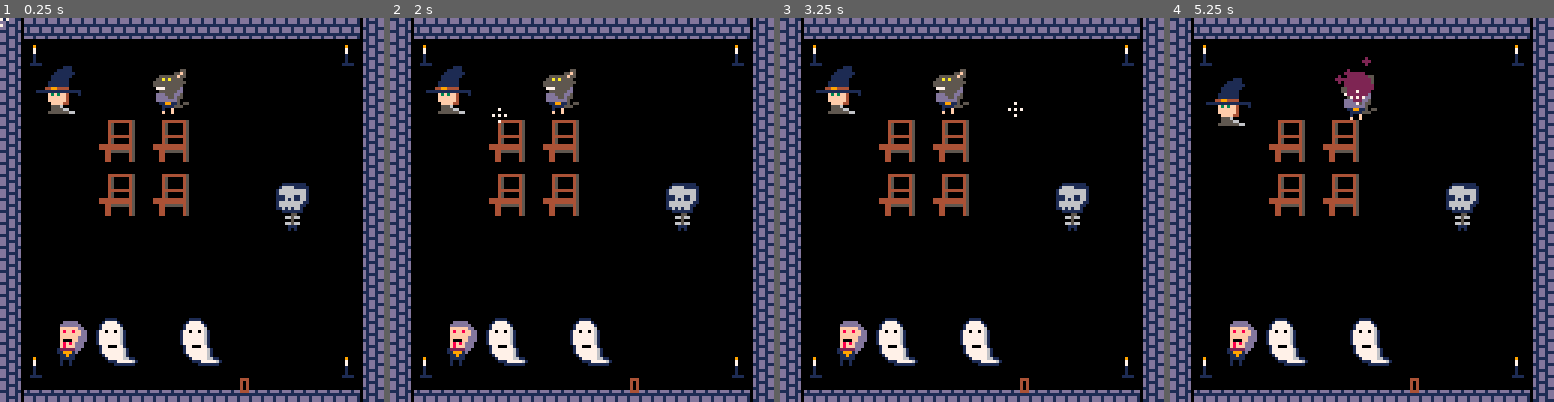
Above: before the commit, frames 1-4 (left to right).
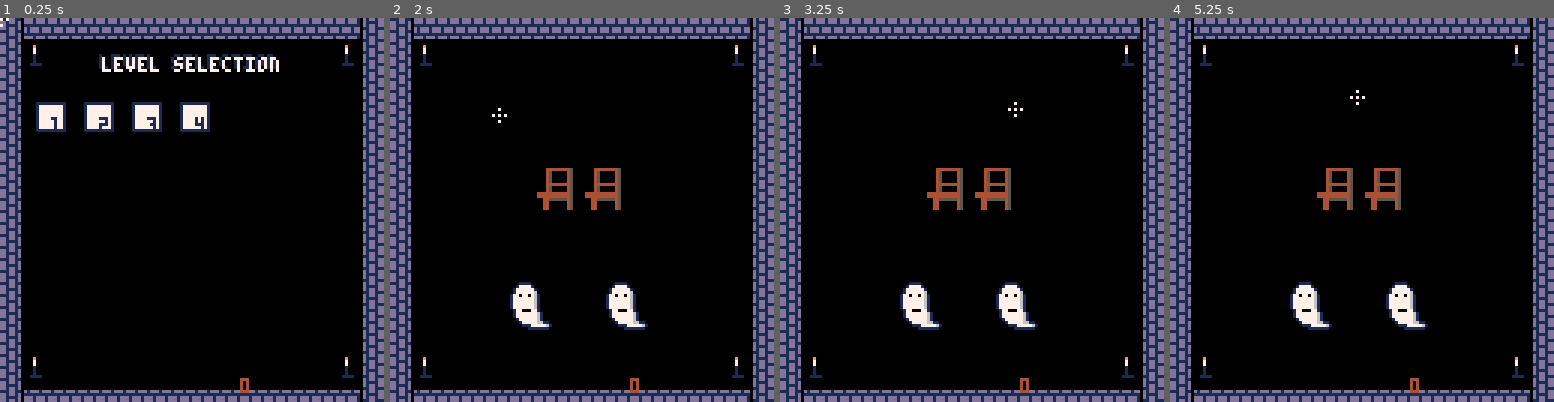
Above: after the commit, the same moments.

Repository: Mastoast/LDjam54
Game: PICO-8 cartridge ld54.p8
The game is run twice, just before and just after one commit, with the same random seed, the same clock (stepped at 60 frames per second) and the same inputs.
Inputs (mouse positions are in pixels of both pictures, inside the frame that each line leads up to):
- Up to frame 1 (0.25 s): no input
- Up to frame 2 (2 s): tap X (X key) at 0.33, 1.07, 1.85 s; click (670, 121) at 0.67 s; tap O (Z key) at 0.7, 1.7 s; click (436, 267) at 1.22 s; click (497, 114) at 1.77 s
- Up to frame 3 (3.25 s): tap O (Z key) at 2.1, 2.5, 2.9 s; click (952, 259) at 2.32 s; click (1014, 106) at 2.87 s; tap X (X key) at 2.97 s
- Up to frame 4 (5.25 s): tap O (Z key) every 0.4 s from 3.3 to 4.9 s; click (1465, 256) at 3.42 s; click (1231, 102) at 3.97 s; tap X (X key) at 4.08, 5.2 s; click (1292, 248) at 4.52 s; click (1354, 94) at 5.07 s

The runs differ from the first frame. In frame 1, 10% of the frame differs, in the area x 9-81%, y 9-91%; in frame 2, 9.0%; in frame 3, 9.0%; in frame 4, 9.1%.

Commit message:
Menu + lvl selection

Diff:
--- a/main.lua
+++ b/main.lua
@@ -5,19 +5,56 @@
     --
     debug = true
     gtime = 0
+    gstate = 0
     ndeath = 0
     freeze_time = 0
     shake = 0
     cam = {x = 0, y = 0}
     printable = 0
     --
-    levels = {level0, level1_1, level1_2, level1_3, level1_4, level2_1}
+    levels = {level1_1, level1_2, level1_3, level1_4, level2_1}
     current_level = 1
-    init_level(levels[current_level])
+    -- init_level(levels[current_level])
+    -- init_menu()
+    init_lvl_selection()
+end
+
+-- gstate
+-- 1 = Menu
+-- 2 = Level Selection
+-- 3 = Level
+
+function init_menu()
+    gtime = 0
+    gstate = 1
+    objects = {}
+    particles = {}
+    --
+    menuitem(1)
+    menuitem(2)
+end
+
+function init_lvl_selection()
+    gtime = 0
+    gstate = 2
+    objects = {}
+    particles = {}
+    menuitem(1, "back to menu", function() init_menu() end)
+    menuitem(2)
+    --
+    local margin_x = 12
+    local margin_y = 28
+    local line_size = 6
+    for i = 0, #levels - 1 do
+        local lvl = create(button, margin_x + (i % line_size) * 16, margin_y + flr(i \ line_size) * 16)
+        lvl.name = tostring(i + 1)
+        lvl.lvl = levels[i + 1]
+    end
 end
 
 function init_level(level)
     gtime = 0
+    gstate = 3
     objects = {}
     particles = {}
     target = nil
@@ -25,6 +62,9 @@
     target_y = nil
     target_chair = nil
     --
+    menuitem(1, "restart level", function() init_level(levels[current_level]) end)
+    menuitem(2, "level selection", function() init_lvl_selection() end)
+    --
     level:init()
     -- create(chandelier, 11, 9)
     -- create(chandelier, 115, 113)
@@ -36,7 +76,31 @@
     -- timers
     gtime += 1
 
-    update_level()
+    if gstate == 1 then
+        update_menu()
+    elseif gstate == 2 then
+        update_lvl_selection()
+    elseif gstate == 3 then
+        update_level()
+    end
+end
+
+function update_menu()
+    if btnp(❎) then init_lvl_selection() end
+end
+
+function update_lvl_selection()
+    for o in all(objects) do
+        if o.freeze > 0 then
+            o.freeze -= 1
+        else
+            o:update()
+        end
+
+        if o.base != player and o.destroyed then
+            del(objects, o)
+        end
+    end
 end
 
 function update_level()
@@ -199,7 +263,17 @@
     end
 
     -- draw map
-    map(0, 0, 0, 0, 16, 16)
+    if gstate == 1 then
+        map(0, 0, 0, 0, 16, 16)
+        -- local moon_x, moon_y = 100, 23
+        -- circfill(moon_x, moon_y, 8, 7)
+        -- circfill(moon_x - 1, moon_y, 8, 6)
+        -- circfill(moon_x - 6, moon_y - 2, 8, 0)
+    elseif gstate == 2 then
+        map(0, 0, 0, 0, 16, 16)
+    elseif gstate == 3 then
+        map(0, 0, 0, 0, 16, 16)
+    end
 
     -- draw objects
     for o in all(objects) do
@@ -215,8 +289,21 @@
     for o in all(objects) do
         o:draw_ui()
     end
+
+    if gstate == 1 then
+        print_centered("game title", -1, 23, 1)
+        print_centered("press ❎ or left click", -1, 64-1, 1)
+        print_centered("press ❎ or left click", 0, 64, 7)
+    elseif gstate == 2 then
+        print_centered("level selection", -1, 13-1, 1)
+        print_centered("level selection", 0, 13, 7)
+    end
+
     draw_cursor()
-    print(printable, cam.x + 80, cam.y + 120, 4)
+
+    if debug then
+        print(printable, cam.x + 80, cam.y + 120, 4)
+    end
 end
 
 function draw_cursor()
--- a/objects.lua
+++ b/objects.lua
@@ -99,6 +99,26 @@
     circfill(self.x, self.y, 1, 9)
 end
 
+button = new_type(0)
+button.color = 7
+button.hit_w = 10
+button.hit_h = 10
+button.lvl = nil
+button.name = ""
+
+function button.update(self)
+    if btnp(❎) and on_cursor(self) then
+        current_level = find_item_table_index(self.lvl, levels)
+        init_level(self.lvl)
+    end
+end
+
+function button.draw(self)
+    rectfill(self.x, self.y, self.x + self.hit_w - 1, self.y + self.hit_h - 1, self.color)
+    rect(self.x, self.y, self.x + self.hit_w - 1, self.y + self.hit_h - 1, 1)
+    print(self.name, self.x + self.hit_w/2, self.y + self.hit_h/2, 1)
+end
+
 -- PARTICLES
 particles = {}
 
